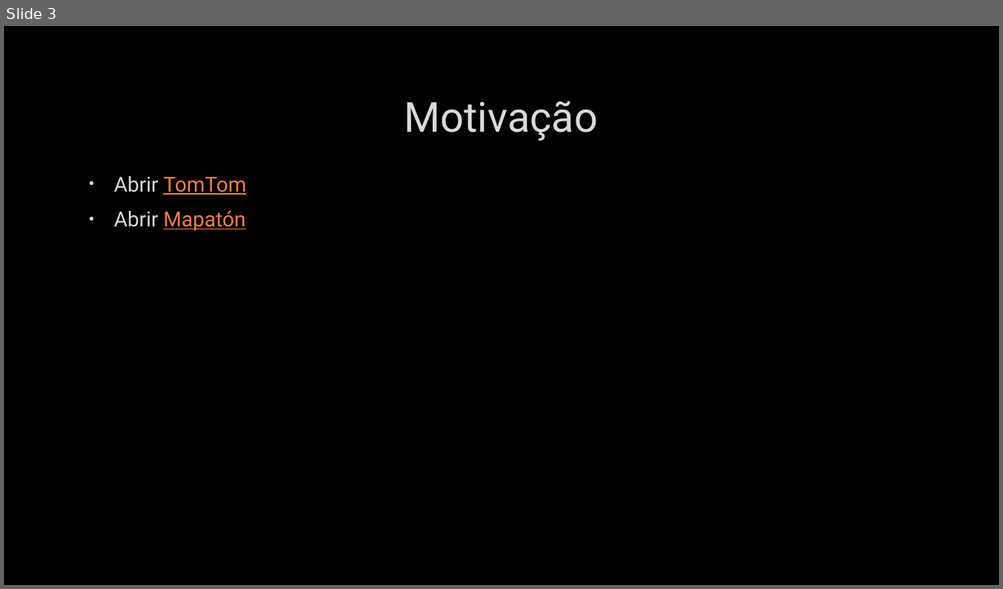
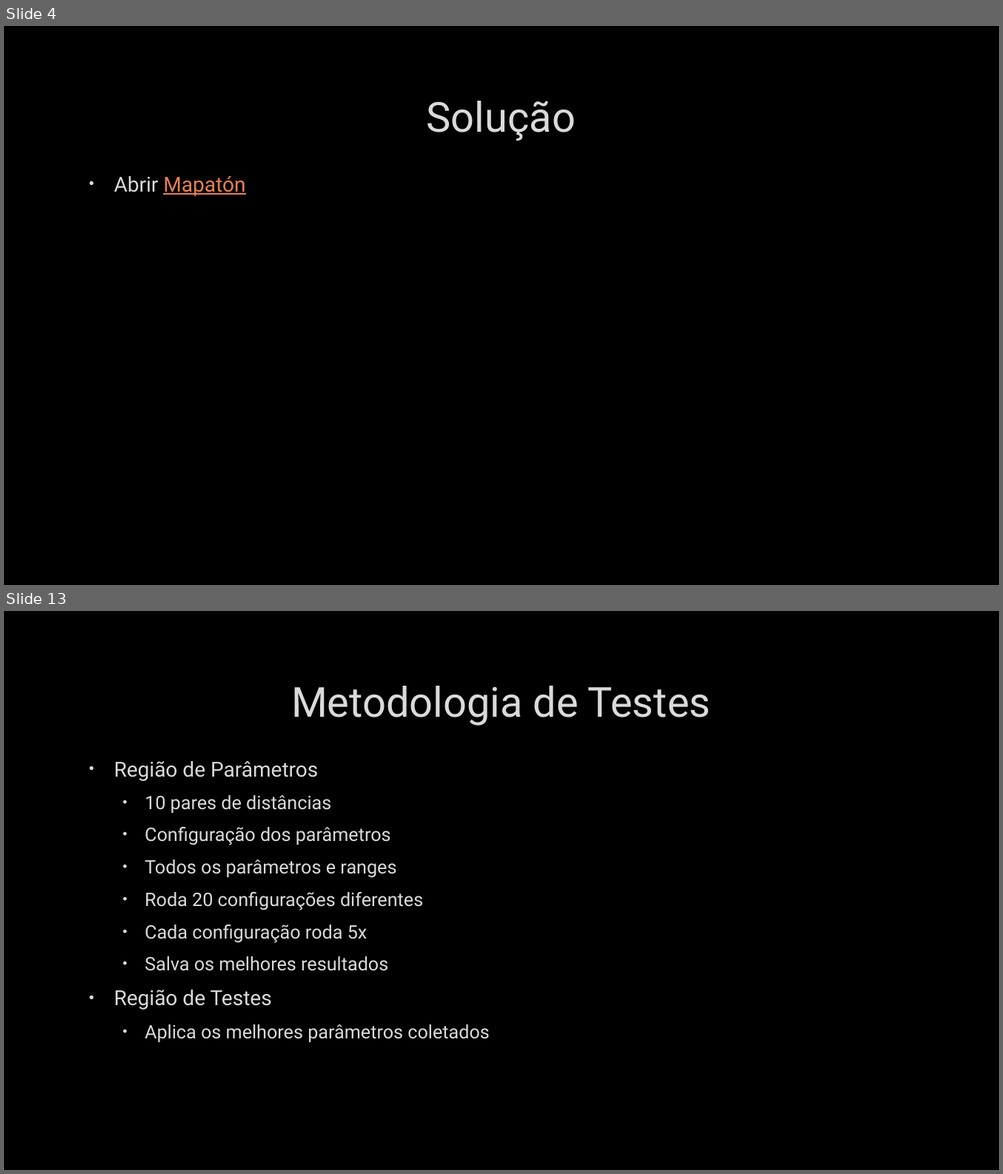
Before and after one commit to whschettert/ACO-Algorithm-for-Shortest-Path, a slide deck: Um Algoritmo de Colônia de Formigas para Otimização.pptx. Shown one above the other, each under a label of ours: slide 3 before the commit, slides 4 and 13 after it; the slides between them are not shown. The pictures are 1003x589 and 1003x1174 pixels, drawn with LibreOffice and Linux fonts; fonts in the diff are those of the drawing; background and template pictures are left out. Boxes give left, top, right and bottom in pixels: in the first picture for what was removed or moved away, otherwise in the second. Text is boxed around its words. In the diff, an @@ line names an element or a change of style, - is before the commit and + after.

```diff
--- a/Um Algoritmo de Colônia de Formigas para Otimização.pptx
+++ b/Um Algoritmo de Colônia de Formigas para Otimização.pptx
@@ slide 13 added at box(4, 611, 999, 1170), background picture (left out) @@
@@ title added at box(291, 686, 710, 726), 40 pt, text #DADADA @@
+Metodologia de Testes
@@ text added at box(114, 761, 489, 1042), 18 pt, text #DADADA @@
+• Região de Parâmetros
+  • 10 pares de distâncias
+  • Configuração dos parâmetros
+  • Todos os parâmetros e ranges
+  • Roda 20 configurações diferentes
+  • Cada configuração roda 5x
+  • Salva os melhores resultados
+• Região de Testes
+  • Aplica os melhores parâmetros coletados
@@ what was slide 3 is now slide 4 @@
@@ slide 4 changed as well @@
@@ title at box(427, 101, 575, 141): text changed @@
-Motivação
+Solução
@@ text at box(114, 176, 246, 195): paragraph removed @@
-• Abrir TomTom
```
Also in this commit, not shown: 1 other slide changed, 14 other slides added, 2 slides removed.
